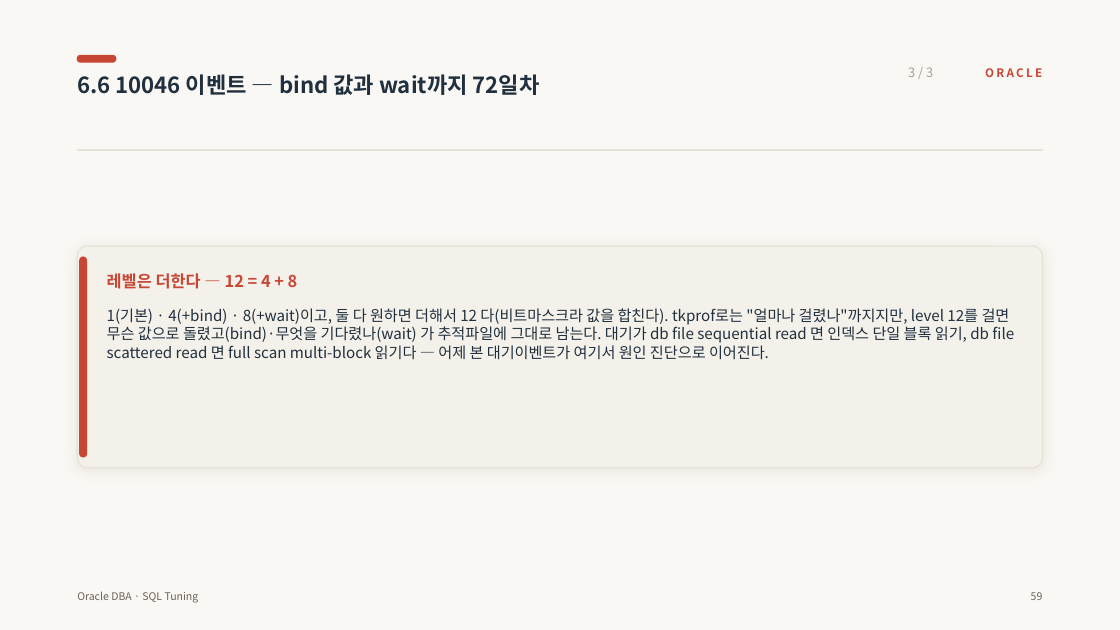
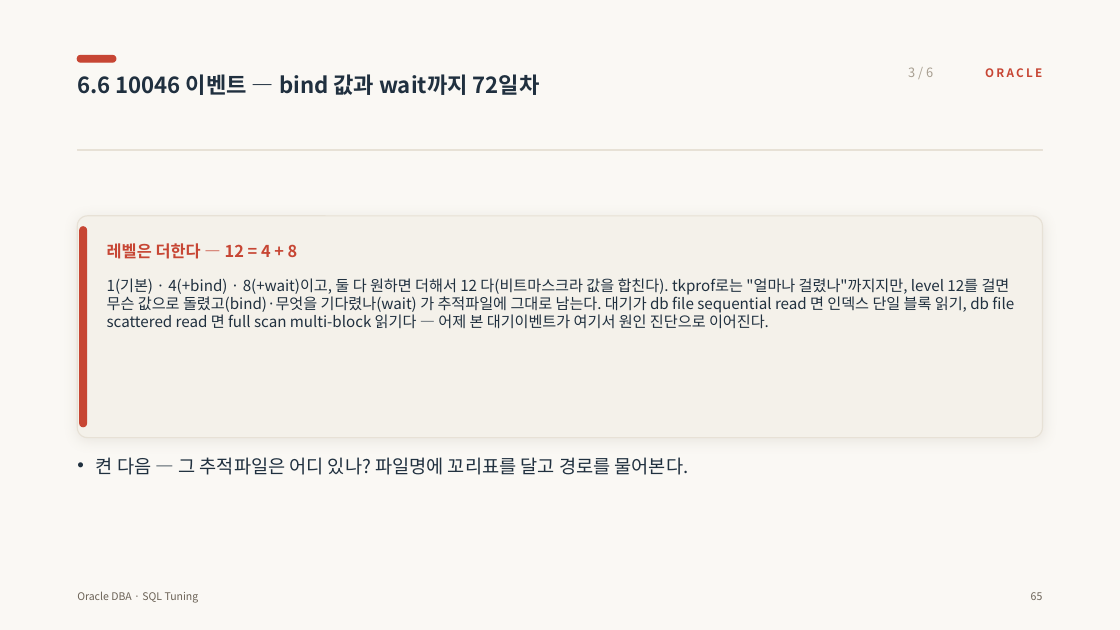
Before and after one commit to jokwangwon/ora-ppt-gen, a slide deck: slide 73 of files/sql_tuning.pptx (slide 67 before the commit). Drawn at 1120x630 pixels with LibreOffice and Linux fonts; fonts in the diff are those of the drawing. Boxes give left, top, right and bottom in pixels: in the first picture for what was removed or moved away, otherwise in the second. Text is boxed around its words. In the diff, an @@ line names an element or a change of style, - is before the commit and + after.

```diff
--- a/files/sql_tuning.pptx
+++ b/files/sql_tuning.pptx
@@ text at [908,67,933,77]: text changed @@
-3 / 3
+3 / 6
@@ 2 texts, 2 rounded rectangles: place and size @@
-2 texts, 2 rounded rectangles at [77,246,1043,468]
+2 texts, 2 rounded rectangles at [77,216,1043,438]
@@ text added at [96,457,689,475], 16 pt, text #20303F @@
+• 켠 다음 — 그 추적파일은 어디 있나? 파일명에 꼬리표를 달고 경로를 물어본다.
@@ text at [1031,592,1043,600]: text changed @@
-59
+65
```
Also in this commit, not shown: 58 other slides changed, 29 slides added, 9 other files.
